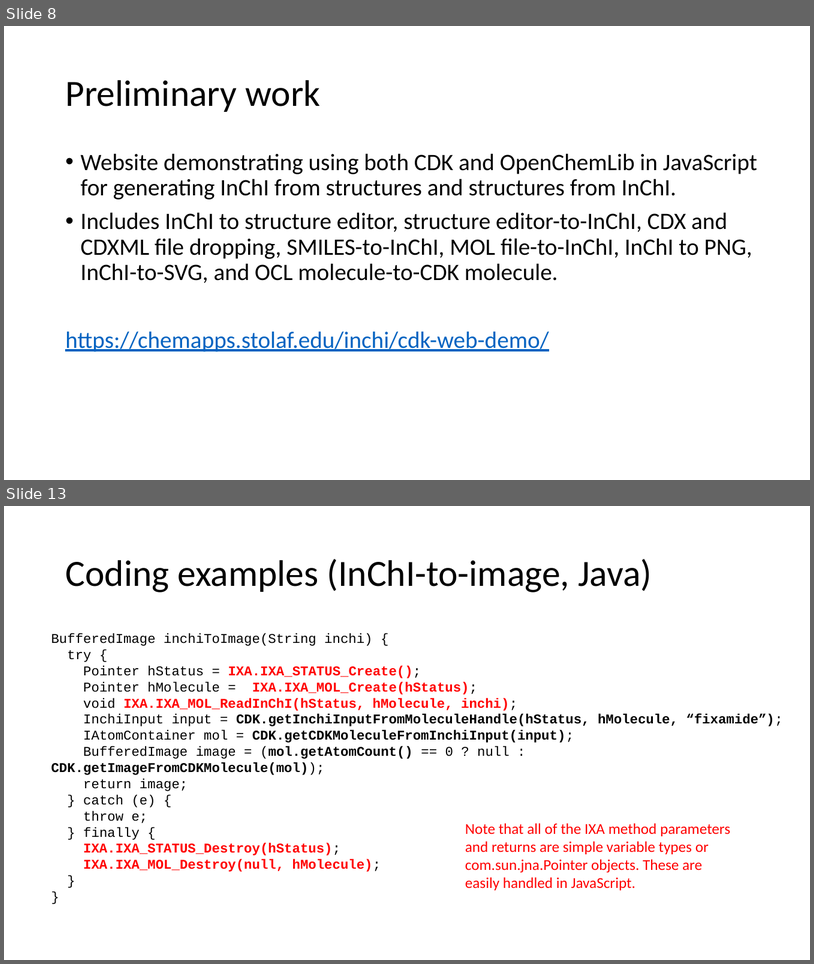
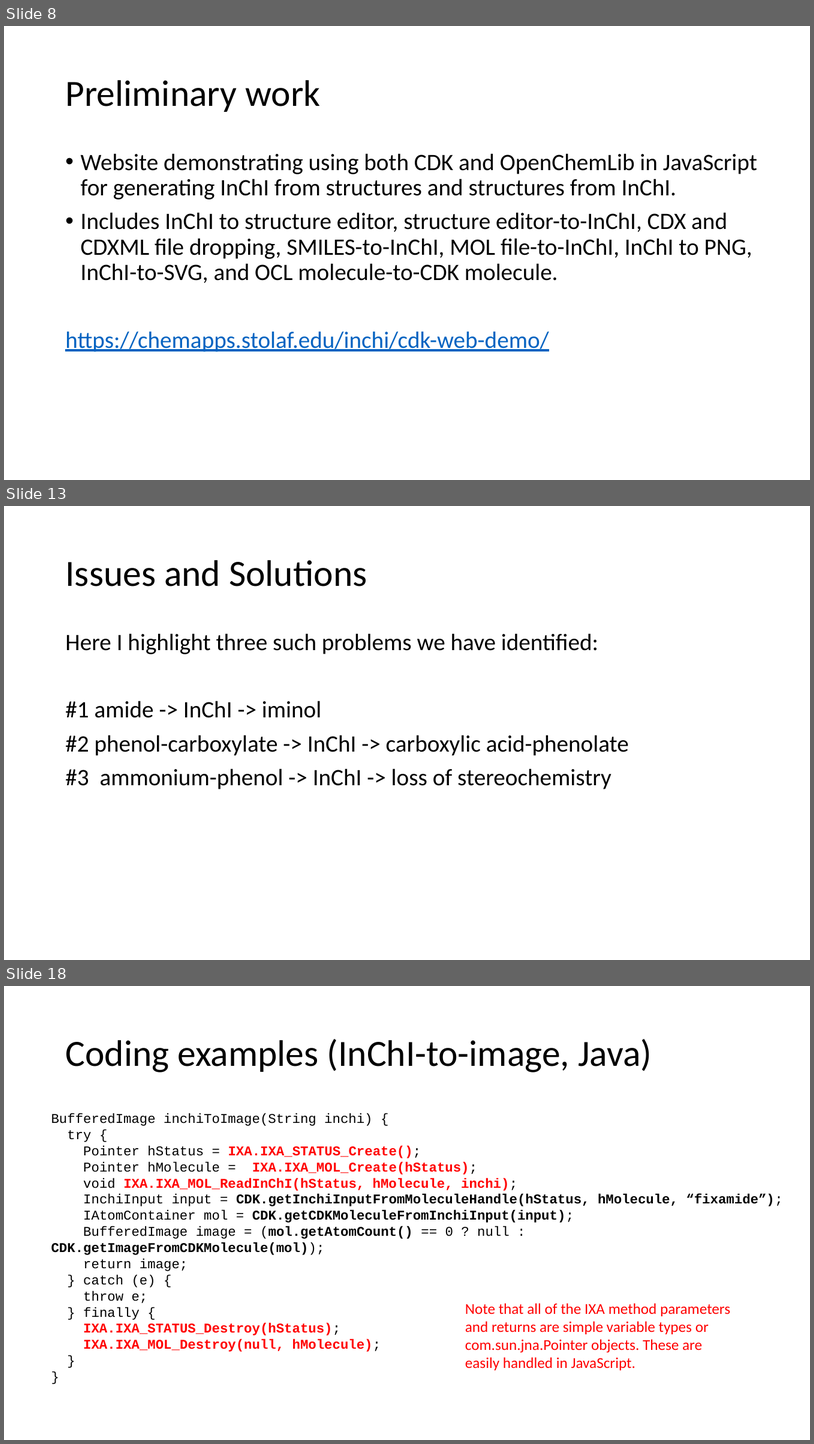
Before and after one commit to BobHanson/InChI-SwingJS, a slide deck: pdf/Java_JavaScript_Proposal.pptx. Shown one above the other, each under a label of ours: slides 8 and 13 before the commit, slides 8, 13 and 18 after it; the slides between them are not shown. The pictures are 814x964 and 814x1444 pixels, drawn with LibreOffice and Linux fonts; fonts in the diff are those of the drawing. Boxes give left, top, right and bottom in pixels: in the first picture for what was removed or moved away, otherwise in the second. Text is boxed around its words. In the diff, an @@ line names an element or a change of style, - is before the commit and + after.

```diff
--- a/pdf/Java_JavaScript_Proposal.pptx
+++ b/pdf/Java_JavaScript_Proposal.pptx
@@ slide 13 added at (x1=4, y1=506, x2=810, y2=960), background #FFFFFF @@
@@ title added at (x1=65, y1=560, x2=367, y2=586), 44 pt, text #000000 @@
+Issues and Solutions
@@ text added at (x1=65, y1=633, x2=629, y2=789), 28 pt, text #000000 @@
+Here I highlight three such problems we have identified:
+#1 amide -> InChI -> iminol
+#2 phenol-carboxylate -> InChI -> carboxylic acid-phenolate
+#3 ammonium-phenol -> InChI -> loss of stereochemistry
@@ what was slide 13 is now slide 18 @@
```
Also in this commit, not shown: 7 slides changed, 7 other slides added, 3 slides removed, 1 other file.
